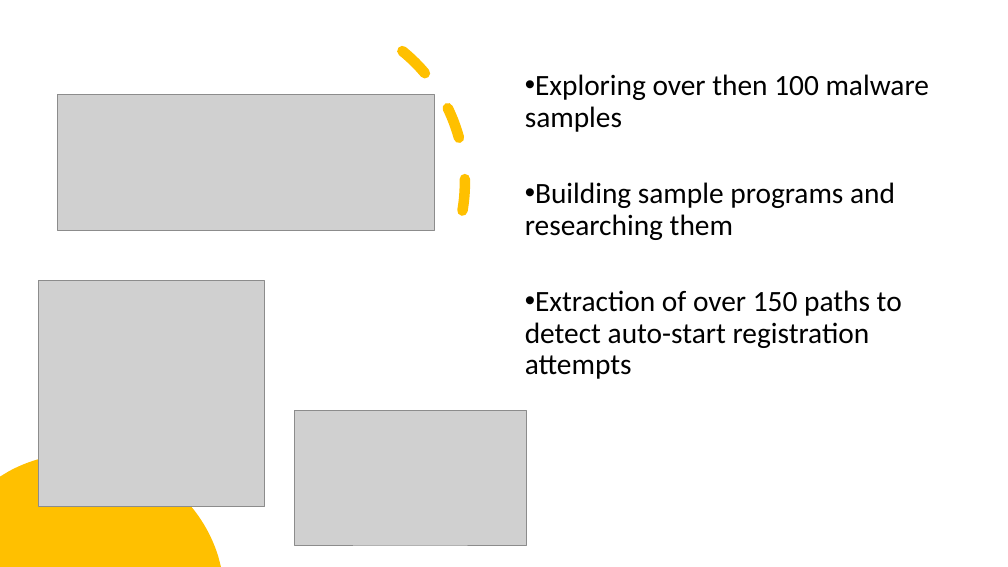
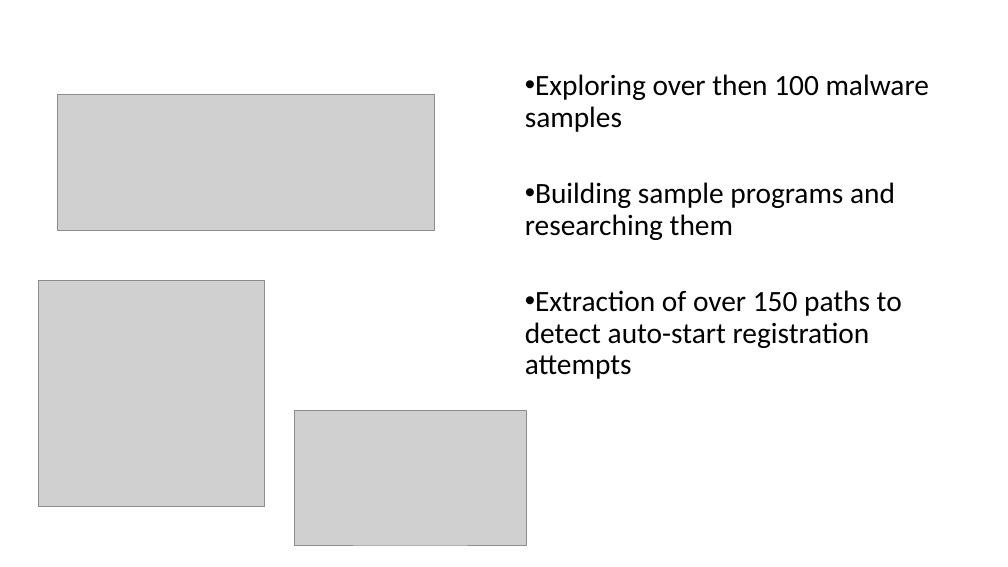
Before and after one commit to ychielt/project_CE, a slide deck: slide 5 of presentation.pptx. Drawn at 1008x567 pixels with LibreOffice and Linux fonts; fonts in the diff are those of the drawing; grey boxes stand for pictures; background and template pictures are left out. Boxes give left, top, right and bottom in pixels: in the first picture for what was removed or moved away, otherwise in the second. Text is boxed around its words. In the diff, an @@ line names an element or a change of style, - is before the commit and + after.

```diff
--- a/presentation.pptx
+++ b/presentation.pptx
@@ arc (boxed as its full ellipse) removed at (83, 0, 510, 396) @@
@@ freeform shape removed at (0, 454, 221, 567) @@
```
Also in this commit, not shown: 4 other slides changed, 2 slides added, 1 slide removed.
